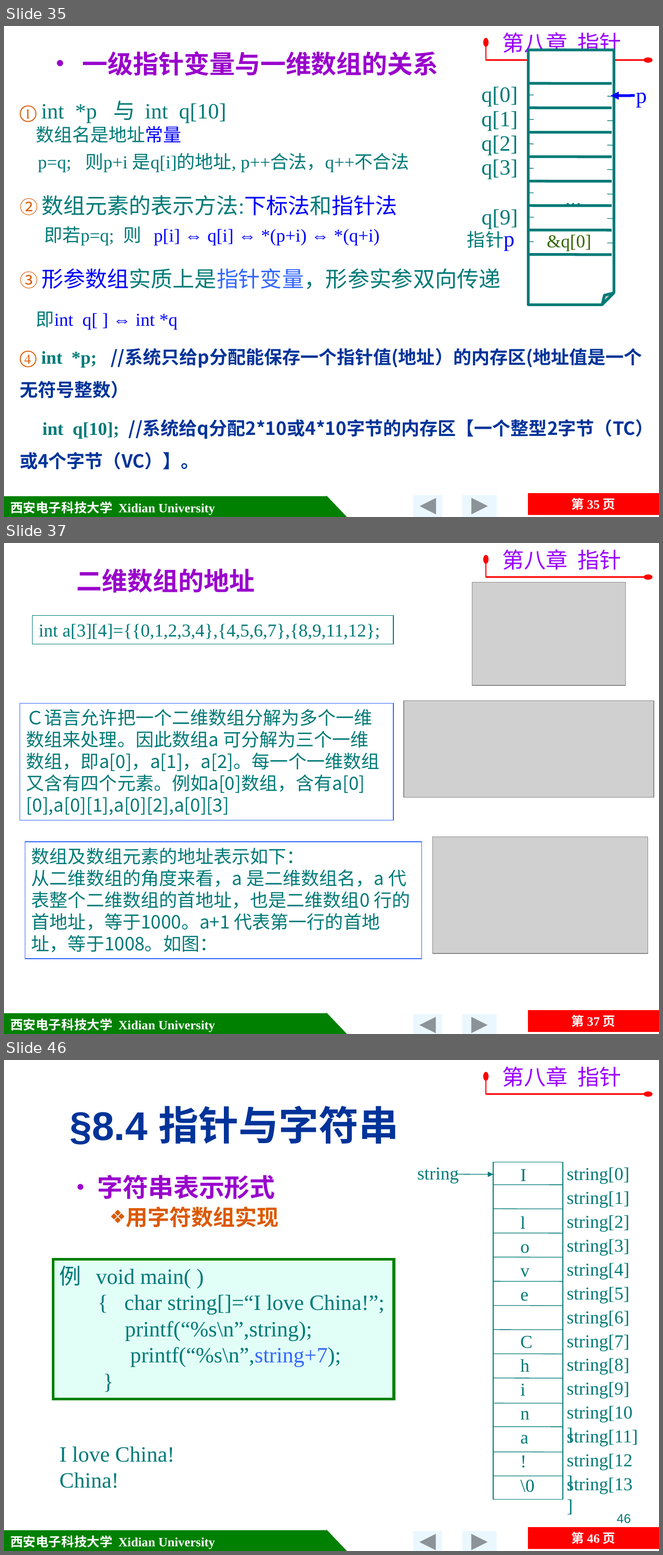
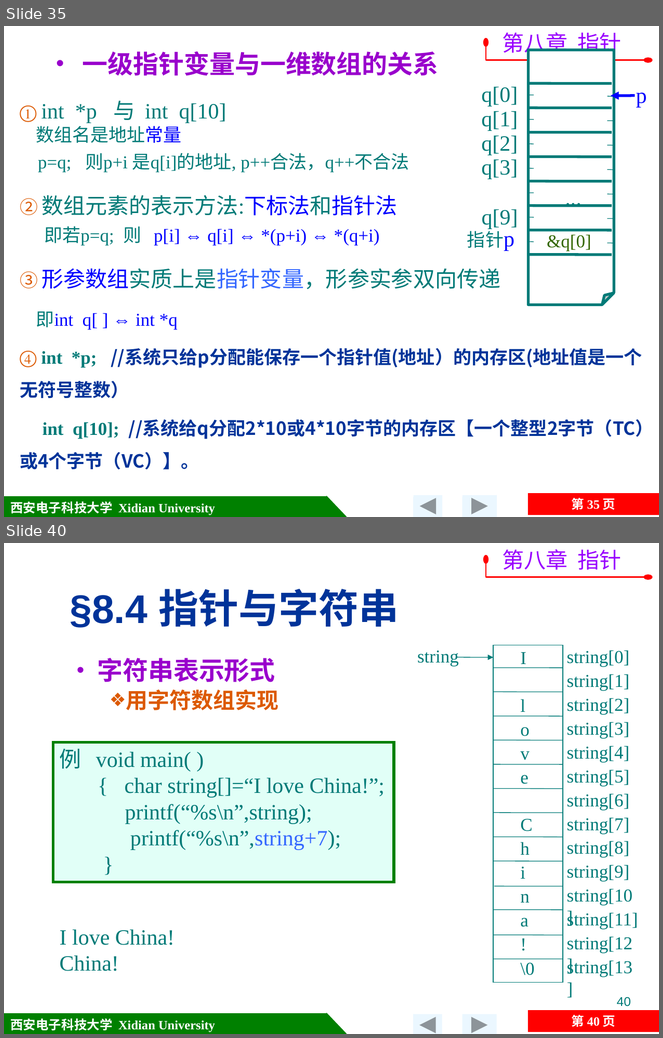
Before and after one commit to jtrfid/C-Repositories, a slide deck: 2015备课/课件/第8章 指针.pptx. Shown one above the other, each under a label of ours: slides 35, 37 and 46 before the commit, slides 35 and 40 after it; the slides between them are not shown. The pictures are 663x1555 and 663x1038 pixels, drawn with LibreOffice and Linux fonts; fonts in the diff are those of the drawing; grey boxes stand for pictures; background and template pictures are left out. Boxes give left, top, right and bottom in pixels: in the first picture for what was removed or moved away, otherwise in the second. Text is boxed around its words. In the diff, an @@ line names an element or a change of style, - is before the commit and + after.

Commit message:
修订ch8，添加实参二维数组，形参一维数组

```diff
--- a/2015备课/课件/第8章 指针.pptx
+++ b/2015备课/课件/第8章 指针.pptx
@@ slide 37 removed at (x1=4, y1=543, x2=659, y2=1034), background picture (left out); not listed: 5 template elements that a slide beside it also shows @@
@@ text removed at (x1=502, y1=549, x2=621, y2=570) @@
-第八章 指针
@@ text removed at (x1=77, y1=568, x2=255, y2=593) @@
-  二维数组的地址
@@ freeform shape removed at (x1=486, y1=560, x2=649, y2=577) @@
@@ picture removed at (x1=473, y1=583, x2=626, y2=685) @@
@@ rectangle removed at (x1=32, y1=616, x2=393, y2=644) @@
-int a[3][4]={{0,1,2,3,4},{4,5,6,7},{8,9,11,12};
@@ rectangle removed at (x1=20, y1=704, x2=393, y2=820) @@
-Ｃ语言允许把一个二维数组分解为多个一维数组来处理。因此数组a 可分解为三个一维数组，即a[0]，a[1]，a[2]。每一个一维数组又含有四个元素。例如a[0]数组，含有a[0][0],a[0][1],a[0][2],a[0][3]
@@ picture removed at (x1=404, y1=701, x2=654, y2=798) @@
@@ picture removed at (x1=432, y1=837, x2=648, y2=954) @@
@@ rectangle removed at (x1=25, y1=842, x2=422, y2=958) @@
-数组及数组元素的地址表示如下：
-从二维数组的角度来看，a 是二维数组名，a 代表整个二维数组的首地址，也是二维数组0 行的首地址，等于1000。a+1 代表第一行的首地址，等于1008。如图：
@@ what was slide 46 is now slide 40 @@
@@ page number at (x1=617, y1=997, x2=631, y2=1007): text changed @@
-46
+40
@@ page number at (x1=572, y1=1015, x2=616, y2=1027): text changed @@
-第 46 页
+第 40 页
```
Also in this commit, not shown: 13 slides changed, 1 slide added, 6 other slides removed.
